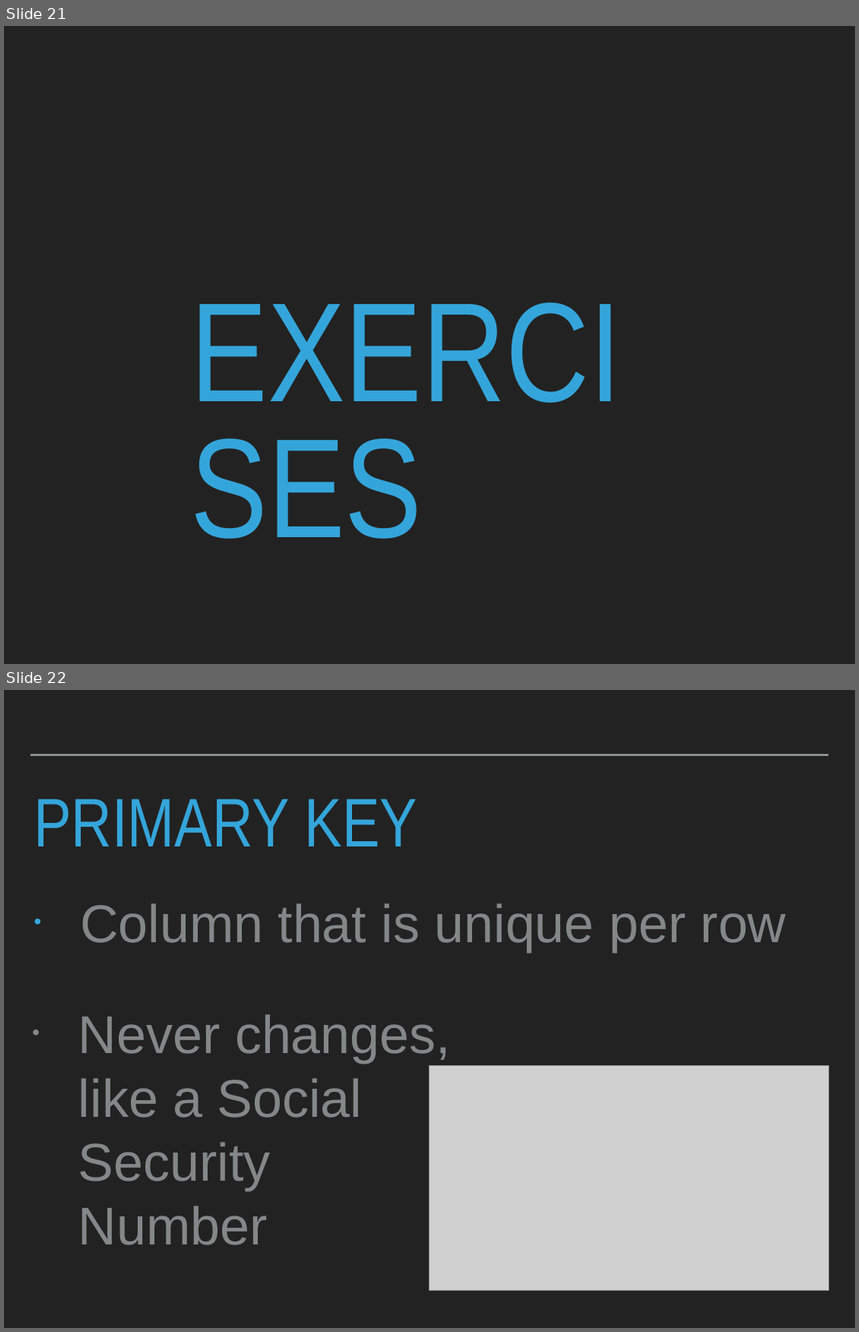
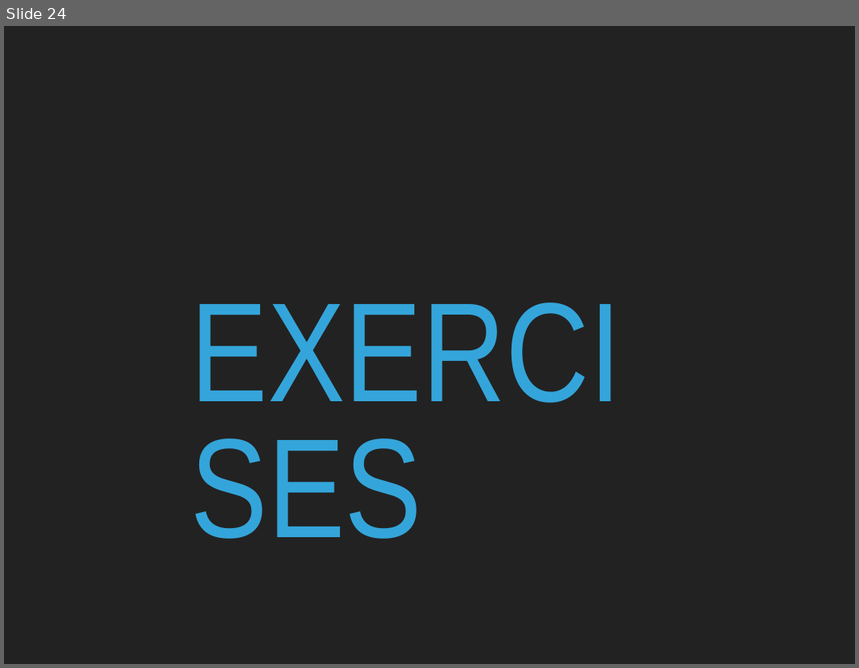
Before and after one commit to robcarrington/sqlbootcamp, a slide deck: Session 3/Session3.pptx. Shown one above the other, each under a label of ours: slides 21 and 22 before the commit, slide 24 after it. The pictures are 859x1332 and 859x668 pixels, drawn with LibreOffice and Linux fonts; fonts in the diff are those of the drawing; grey boxes stand for pictures. Boxes give left, top, right and bottom in pixels: in the first picture for what was removed or moved away, otherwise in the second. Text is boxed around its words. In the diff, an @@ line names an element or a change of style, - is before the commit and + after.

```diff
--- a/Session 3/Session3.pptx
+++ b/Session 3/Session3.pptx
@@ slide 22 removed at (4, 690, 855, 1328), background #222222 @@
@@ line removed from (31, 755) to (829, 755) @@
@@ title removed at (34, 799, 417, 847) @@
-PRIMARY KEY
@@ text removed at (80, 904, 787, 953) @@
-• Column that is unique per row
@@ text removed at (78, 1015, 451, 1246) @@
-• Never changes, like a Social Security Number
@@ picture removed at (429, 1066, 829, 1290) @@
@@ what was slide 21 is now slide 24 @@
```
Also in this commit, not shown: 2 slides changed, 10 slides added, 15 other slides removed, 11 other files.
